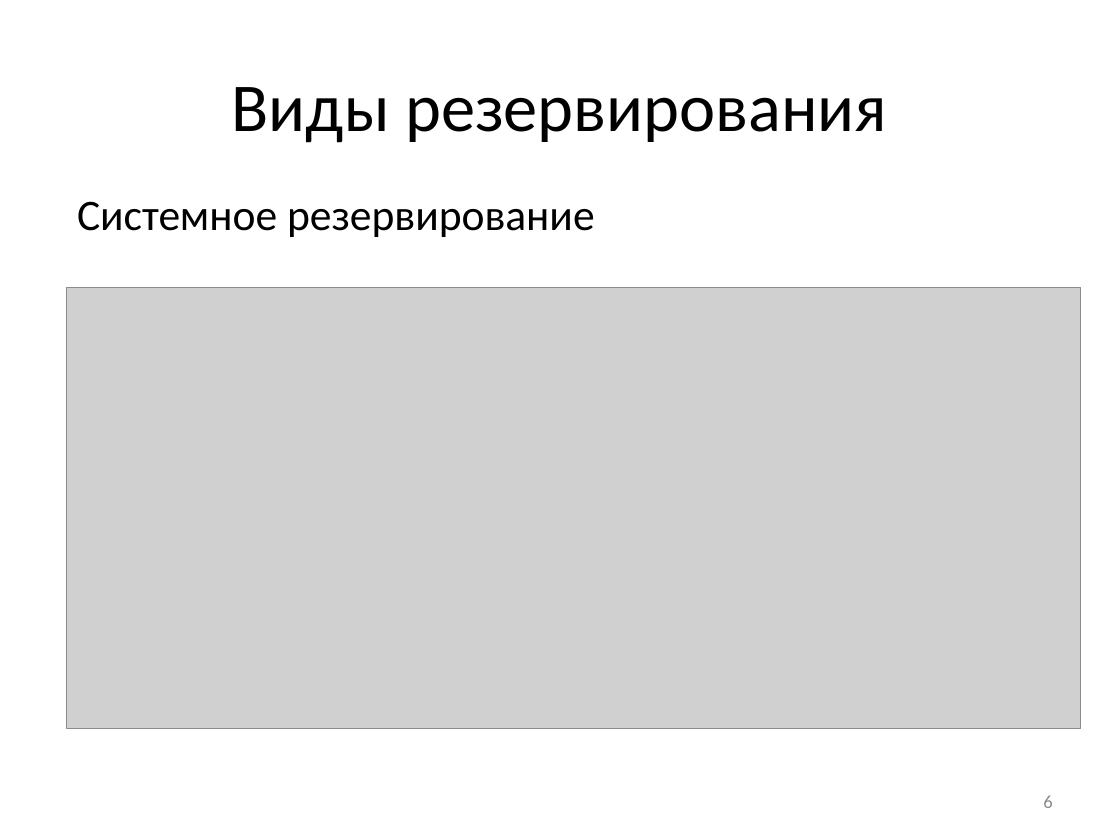
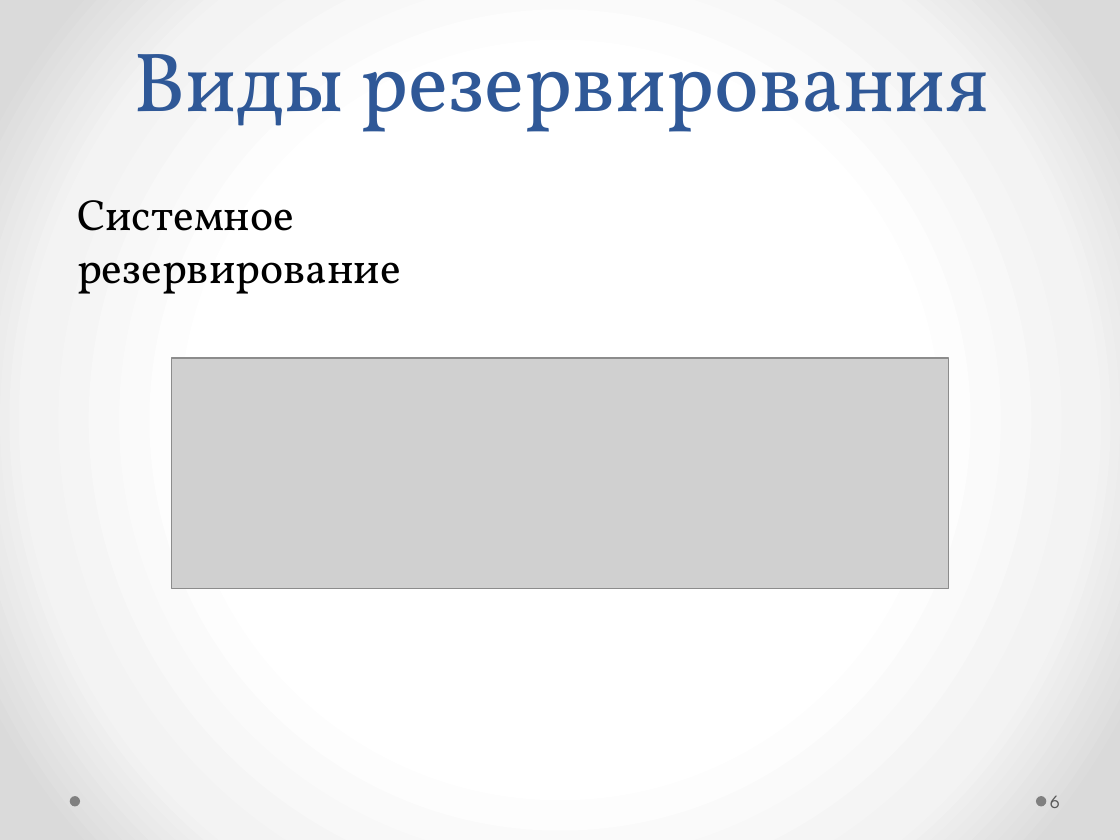
Before and after one commit to Morgan163/diplom, a slide deck: slide 6 of Автоматизированная система моделирования волоконно-оптических датчиков со структурным резервированием.pptx. Drawn at 1120x840 pixels with LibreOffice and Linux fonts; fonts in the diff are those of the drawing; grey boxes stand for pictures. Boxes give left, top, right and bottom in pixels: in the first picture for what was removed or moved away, otherwise in the second. Text is boxed around its words. In the diff, an @@ line names an element or a change of style, - is before the commit and + after.

```diff
--- a/Автоматизированная система моделирования волоконно-оптических датчиков со структурным резервированием.pptx
+++ b/Автоматизированная система моделирования волоконно-оптических датчиков со структурным резервированием.pptx
@@ background #FFFFFF to gradient #FFFFFF to #F4F4F4 to #DADADA @@
@@ title "Виды резервирования" at (x1=133, y1=54, x2=989, y2=132): size 44 to 54 pt, font Calibri to Vollkorn, text colour #000000 to #2F5897; line spacing 1 to 58pt; vertical alignment middle to bottom @@
@@ text "Системное резервирование" at (x1=77, y1=200, x2=401, y2=294): font Calibri to Vollkorn @@
@@ picture resized from (x1=66, y1=288, x2=1081, y2=729) to (x1=171, y1=358, x2=949, y2=589) @@
@@ page number moved from (x1=1043, y1=795, x2=1052, y2=808) to (x1=1050, y1=796, x2=1060, y2=808) @@
@@ page number at (x1=1050, y1=796, x2=1060, y2=808): font Calibri to League Spartan, text colour #8C8C8C to #595959; alignment right to left @@
@@ ellipse added at (x1=69, y1=796, x2=80, y2=806), fill #808080 @@
@@ ellipse added at (x1=1036, y1=796, x2=1046, y2=806), fill #808080 @@
```
Also in this commit, not shown: 8 other slides changed, 9 slides added, 9 other files.
